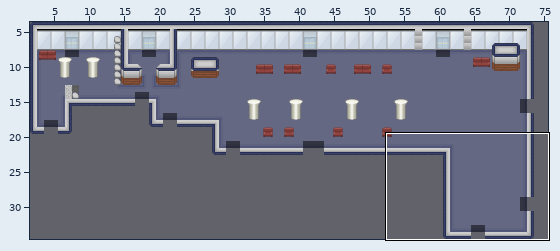
An edit to a level. Tiled map (JSON), map/forum.json. Above, an overview of the earlier version with the close-up marked.
Close-up. Earlier state:
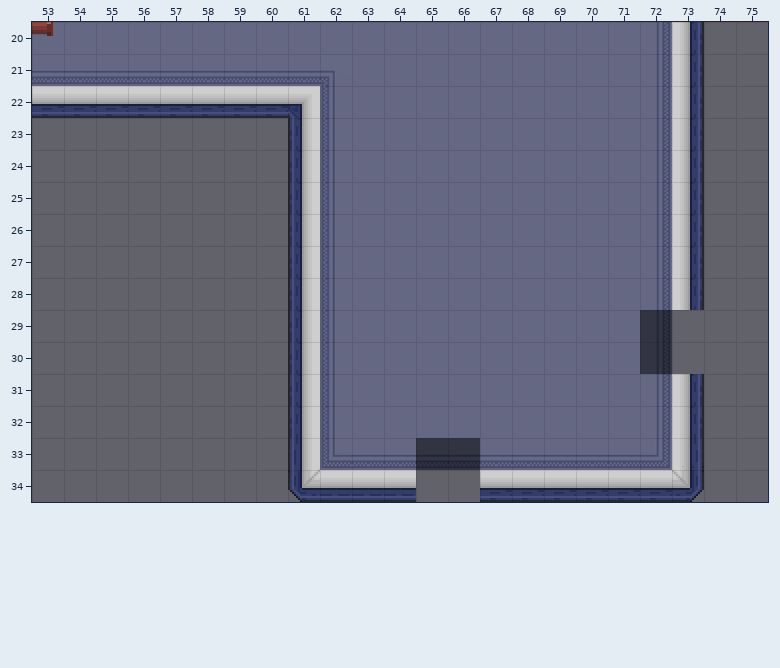
Cells are 48x48 px. Shown: x 53..75, y 20..34. The commit also replaced the tileset; all pictures use the new one. The old version is drawn lined up with the new one.
The result:
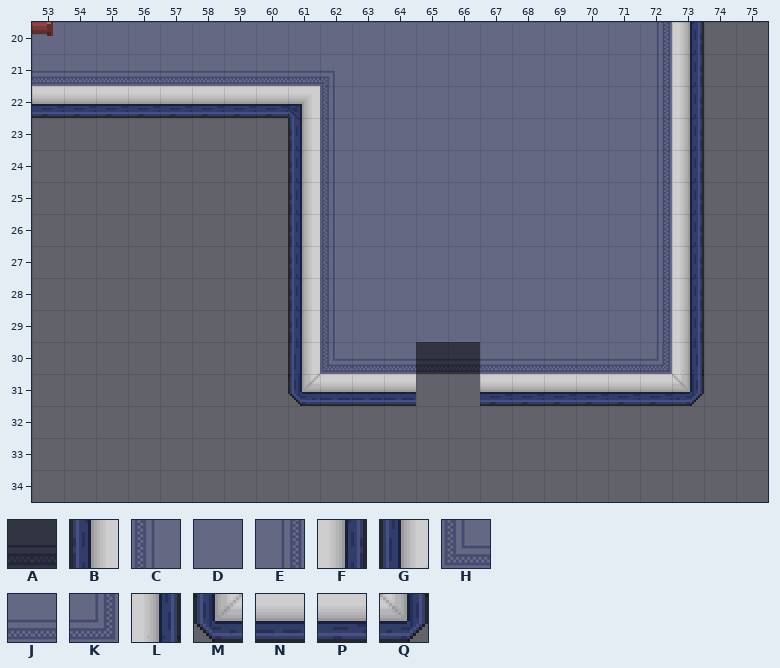
Key: from "tileset": A 132, B 167, C 168, D 169, E 170, F 171, G 187, H 188, J 189, K 190, L 191, M 207, N 208, P 209, Q 211.
_ is an empty cell.
Tiles replaced or removed in this view: A, B, C, D, E, F, G, H, J, K, L, M, N, P, Q.
See-through tiles are keyed as they look on the map.
From old to new:
Changed rows in their new state; . is an unchanged cell.
map size 76x33 -> 76x34 cells (old content now starts at -2,2; both pictures use the new coordinates)
Layer "floor 1":
first column x 62:
30 HJJJJJJJJJK
31 ___________
32 ___________
33 ___________
Layer "map-transition":
first column x 65:
29 ......._
30 AA....._
33 __......
Layer "Murs":
first column x 61:
29 ............F
30 ............L
31 MNNN..PPPPPPQ
32 _..........._
33 _..........._
34 ____.._______
